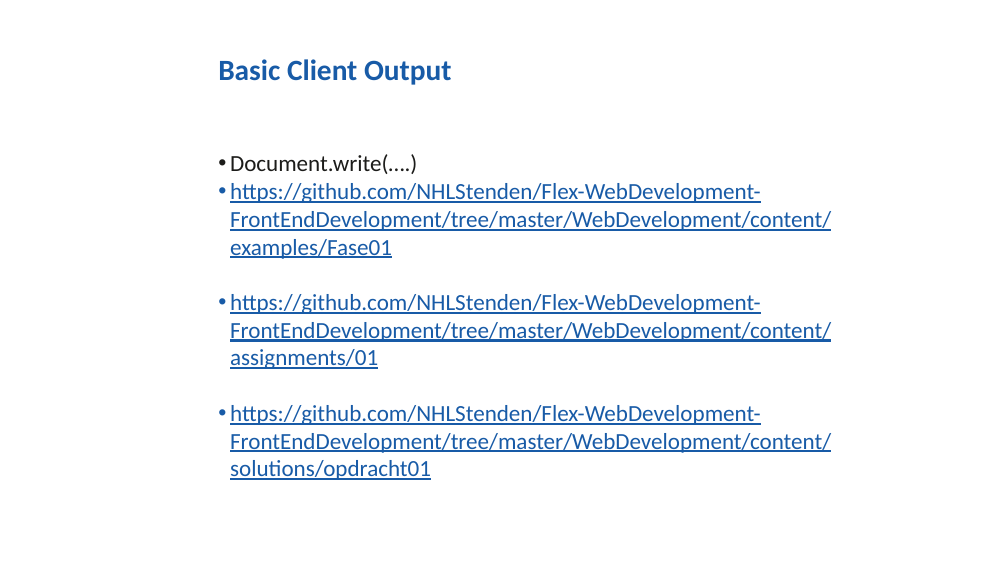
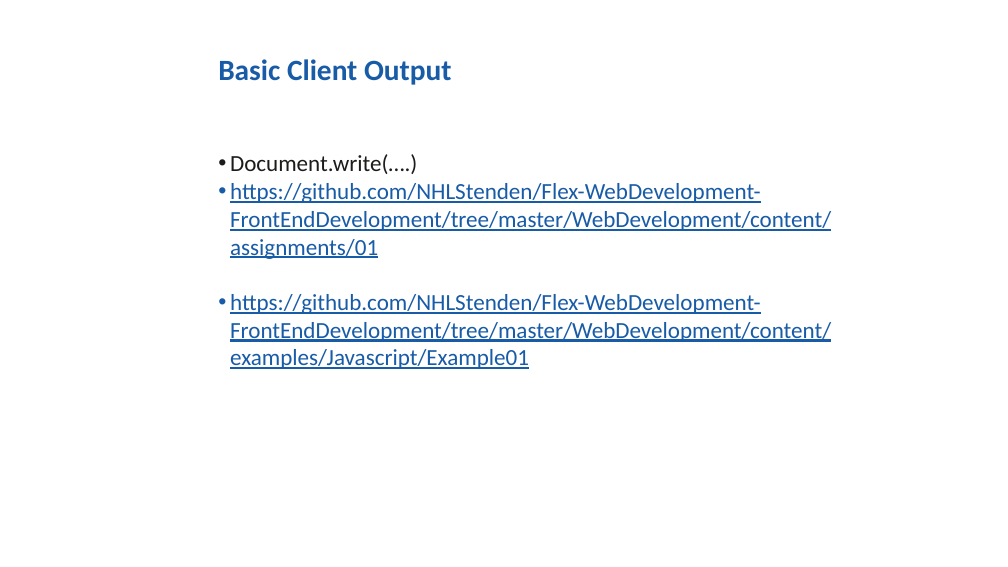
Before and after one commit to NHLStenden/Flex-WebDevelopment-FrontEndDevelopment, a slide deck: slide 25 of Presentatie/Front-End Development.pptx. Drawn at 1008x567 pixels with LibreOffice and Linux fonts; fonts in the diff are those of the drawing; background and template pictures are left out. Boxes give left, top, right and bottom in pixels: in the first picture for what was removed or moved away, otherwise in the second. Text is boxed around its words. In the diff, an @@ line names an element or a change of style, - is before the commit and + after.

Commit message:
Updated links to github repo (first lessons) - new stats on HTML5

```diff
--- a/Presentatie/Front-End Development.pptx
+++ b/Presentatie/Front-End Development.pptx
@@ text at <box>230,183,831,259</box>: paragraph removed @@
-• https://github.com/NHLStenden/Flex-WebDevelopment-FrontEndDevelopment/tree/master/WebDevelopment/content/examples/Fase01
@@ text at <box>230,294,831,369</box>: text changed @@
-• https://github.com/NHLStenden/Flex-WebDevelopment-FrontEndDevelopment/tree/master/WebDevelopment/content/solutions/opdracht01
+• https://github.com/NHLStenden/Flex-WebDevelopment-FrontEndDevelopment/tree/master/WebDevelopment/content/examples/Javascript/Example01
```
Also in this commit, not shown: 3 other slides changed, 2 slides added, 2 slides removed.
